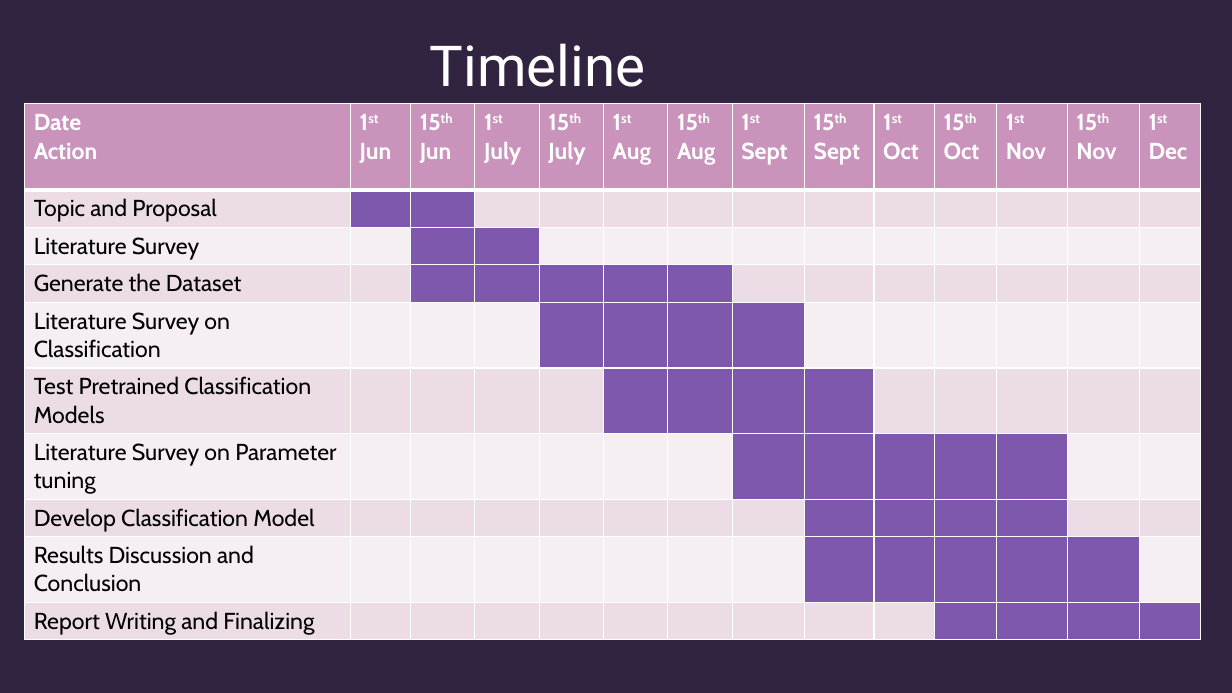
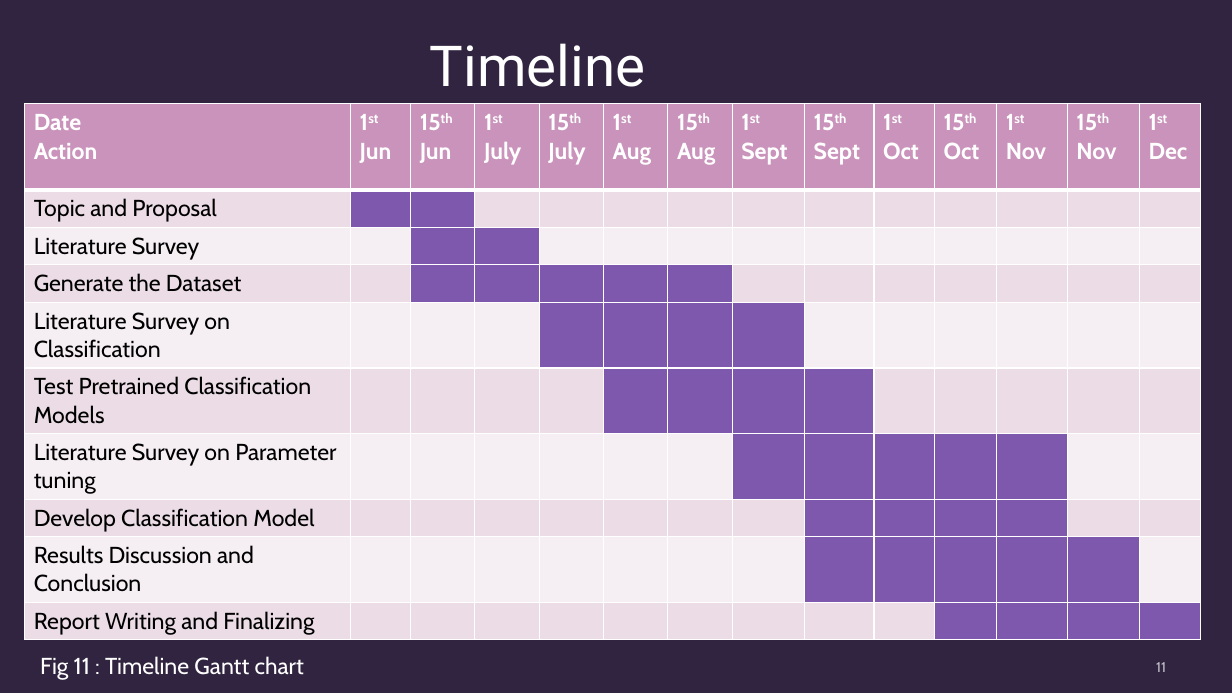
Before and after one commit to Ravindu97/AIResearchProject, a slide deck: slide 11 of MidPresentation/S17355 - Research Mid Presentation.pptx. Drawn at 1232x693 pixels with LibreOffice and Linux fonts; fonts in the diff are those of the drawing. Boxes give left, top, right and bottom in pixels: in the first picture for what was removed or moved away, otherwise in the second. Text is boxed around its words. In the diff, an @@ line names an element or a change of style, - is before the commit and + after.

```diff
--- a/MidPresentation/S17355 - Research Mid Presentation.pptx
+++ b/MidPresentation/S17355 - Research Mid Presentation.pptx
@@ text added at bbox=[40, 656, 304, 680], 18 pt, text #FFFFFF @@
+Fig 11 : Timeline Gantt chart
@@ page number added at bbox=[1156, 662, 1166, 672], 11 pt, text #FFFFFF at 70% opacity @@
+11
```
Also in this commit, not shown: 11 other slides changed, 3 other files.
